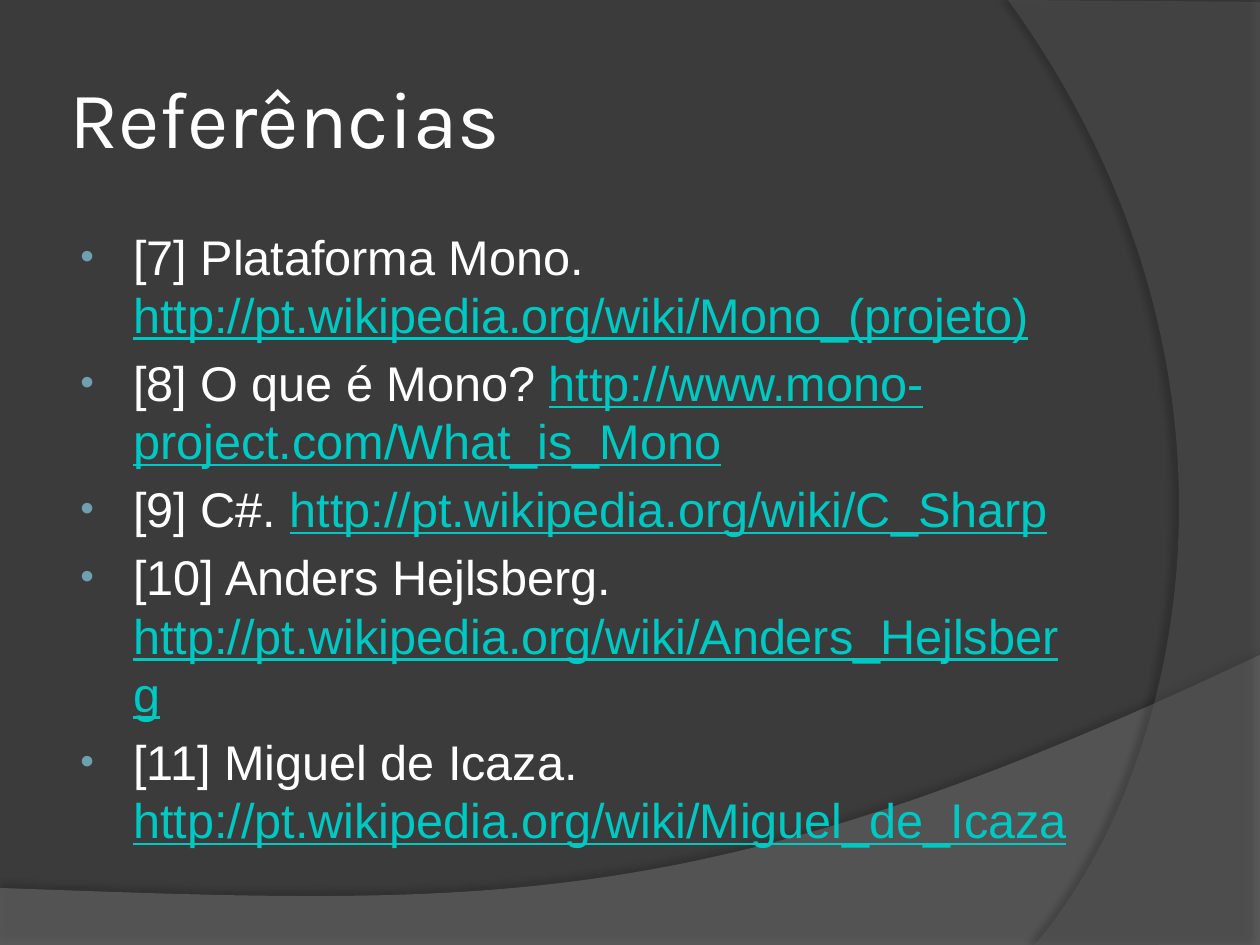
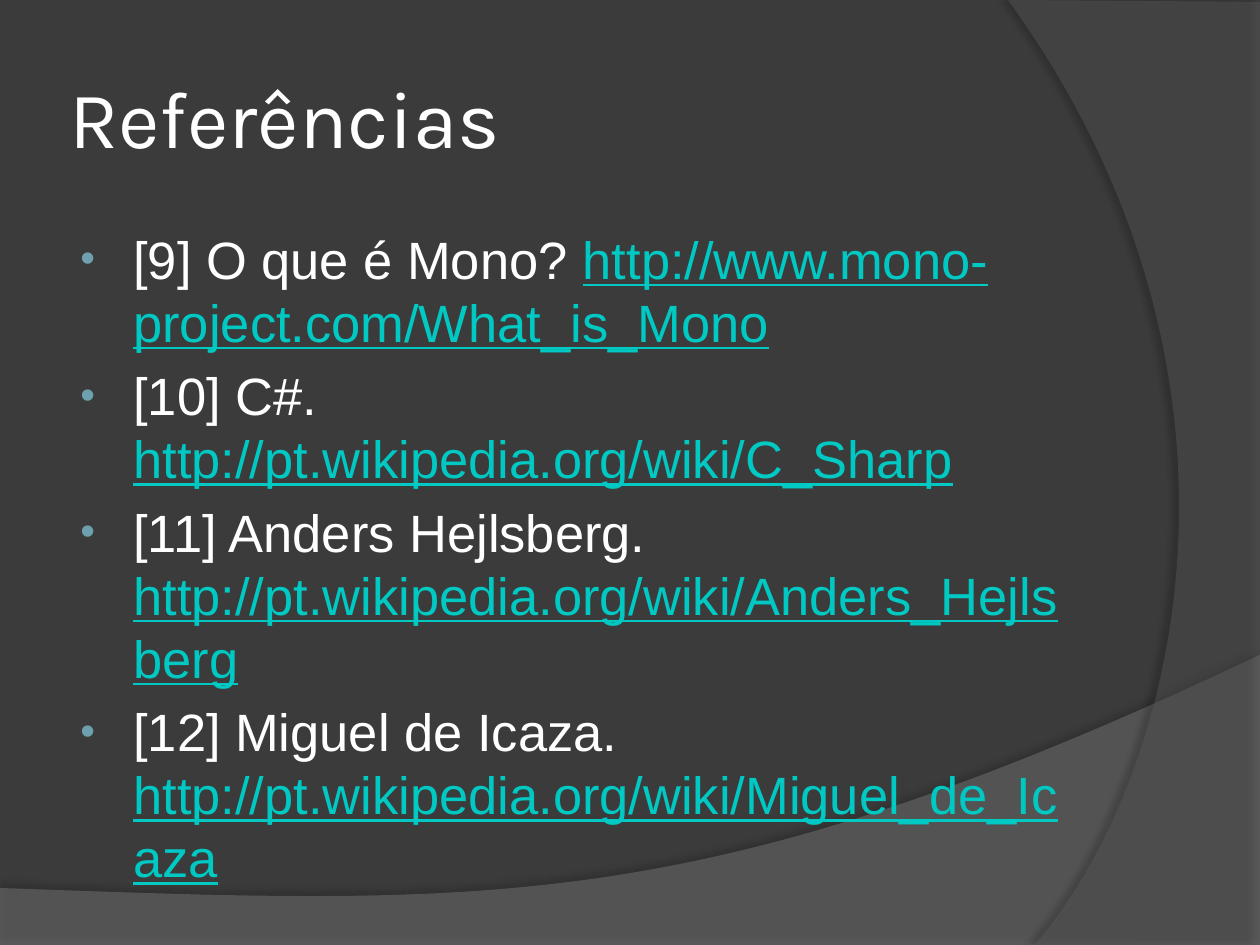
Before and after one commit to wind39/wind39.github.io, a slide deck: slide 18 of curso/modulo1capitulo1.pptx (slide 17 before the commit). Drawn at 1260x945 pixels with LibreOffice and Linux fonts; fonts in the diff are those of the drawing. Boxes give left, top, right and bottom in pixels: in the first picture for what was removed or moved away, otherwise in the second. Text is boxed around its words. In the diff, an @@ line names an element or a change of style, - is before the commit and + after.

```diff
--- a/curso/modulo1capitulo1.pptx
+++ b/curso/modulo1capitulo1.pptx
@@ text at box(133, 240, 1057, 825): text changed; size 27.8 to 30 pt @@
-• [7] Plataforma Mono. http://pt.wikipedia.org/wiki/Mono_(projeto)
-• [8] O que é Mono? http://www.mono-project.com/What_is_Mono
-• [9] C#. http://pt.wikipedia.org/wiki/C_Sharp
-• [10] Anders Hejlsberg. http://pt.wikipedia.org/wiki/Anders_Hejlsberg
-• [11] Miguel de Icaza. http://pt.wikipedia.org/wiki/Miguel_de_Icaza
+• [9] O que é Mono? http://www.mono-project.com/What_is_Mono
+• [10] C#. http://pt.wikipedia.org/wiki/C_Sharp
+• [11] Anders Hejlsberg. http://pt.wikipedia.org/wiki/Anders_Hejlsberg
+• [12] Miguel de Icaza. http://pt.wikipedia.org/wiki/Miguel_de_Icaza
```
Also in this commit, not shown: 5 other slides changed, 2 slides added, 1 slide removed, 7 other files.
